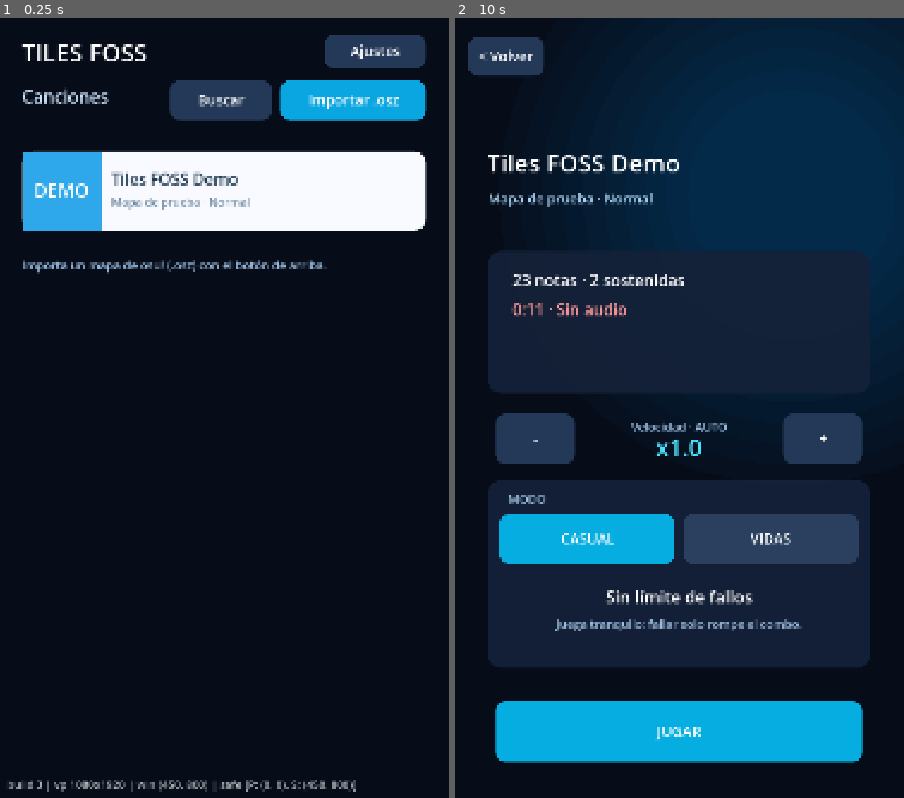
Above: before the commit, frames 1-2 (left to right).
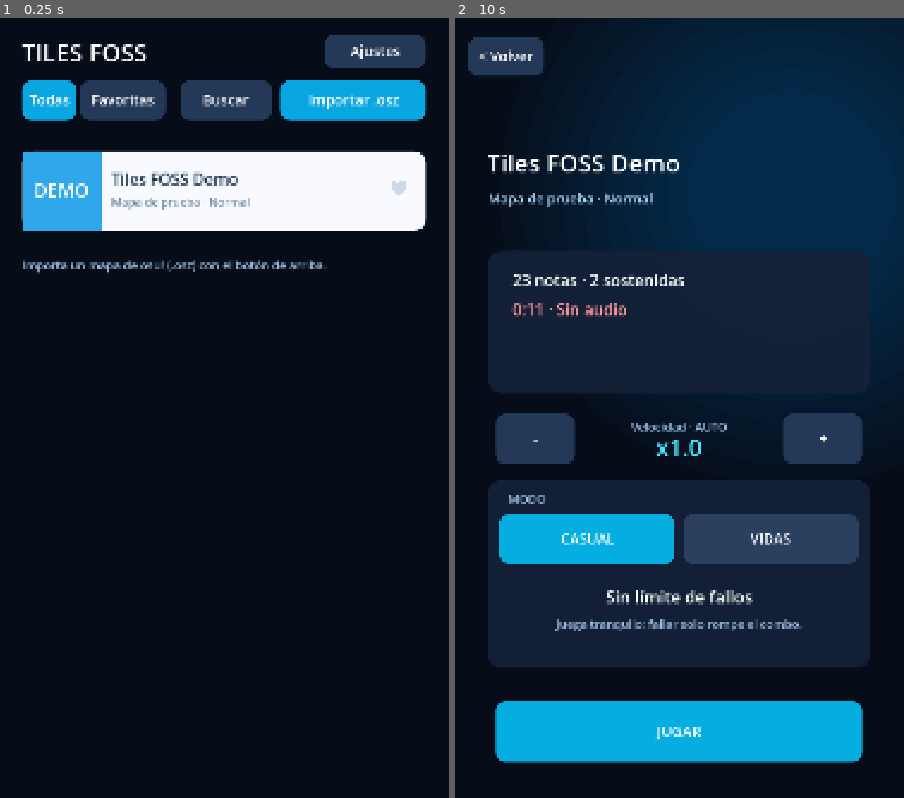
Above: after the commit, the same moments.

Repository: RikoxDeK/Tiles-FOSS
Game: Godot game, scene res://scenes/Main.tscn
The game is run twice, just before and just after one commit, with the same random seed, the same clock (stepped at 60 frames per second) and the same inputs.
Inputs (mouse positions are in pixels of both pictures, inside the frame that each line leads up to):
- Up to frame 1 (0.25 s): no input
- Up to frame 2 (10 s): tap Enter at 0.5, 2, 3.5 s; move the mouse to (657, 579) at 0.52 s; hold D 0.53-1.25 s; tap F at 0.6, 5.1, 9.6 s; click (657, 579) at 0.67 s; tap Space at 1.25, 2.75, 4.25 s; drag from (814, 540) to (657, 579) at 1.27 s; move the mouse to (544, 298) at 2.02 s; tap K at 2.1, 6.6 s; drag from (701, 415) to (544, 298) at 2.77 s; move the mouse to (612, 220) at 3.52 s; tap J at 3.6, 8.1 s; drag from (778, 376) to (612, 220) at 4.27 s; move the mouse to (589, 454) at 5.02 s; hold D 5.03-5.75 s; click (589, 454) at 5.17 s; drag from (724, 244) to (589, 454) at 5.77 s; move the mouse to (657, 579) at 6.52 s; hold D 6.53-7.25 s; drag from (814, 540) to (657, 579) at 7.27 s; move the mouse to (544, 298) at 8.02 s; drag from (701, 415) to (544, 298) at 8.77 s; move the mouse to (612, 220) at 9.52 s; hold D from 9.53 s (still down); click (612, 220) at 9.67 s

The runs differ from the first frame. In frame 1, 2.4% of the frame differs, in the area x 2-91%, y 7-100%; in frame 2, nothing differs.

Commit message:
Miniaturas de canciones con ajuste, favoritos con corazon y pestana Favoritas

Diff:
--- a/scripts/main.gd
+++ b/scripts/main.gd
@@ -68,6 +68,11 @@
 var show_bg := true          # ajuste: mostrar la imagen de fondo del mapa
 var bg_vis := 0.30           # ajuste: cuánto se ve la imagen (0.1 - 0.7)
 var bg_texture: Texture2D = null
+var show_thumbs := true      # ajuste: miniaturas en las canciones de la biblioteca
+var fav_only := false        # pestaña "Favoritas" activa
+var favorites: Dictionary = {}   # id de canción -> true
+var thumb_cache: Dictionary = {} # ruta de imagen -> Texture2D (o null si no se pudo leer)
+var thumb_budget := 1            # miniaturas que se pueden decodificar por fotograma
 
 # Canción actual
 var chart: Array = []
@@ -364,6 +369,8 @@
 		if Rect2(35, 45, 180, 95).has_point(pos): screen = Screen.LIBRARY
 		elif Rect2(80, 330, viewport_size.x - 160, 180).has_point(pos):
 			show_bg = not show_bg; _reload_bg(); _save_settings()
+		elif Rect2(80, 870, viewport_size.x - 160, 180).has_point(pos):
+			show_thumbs = not show_thumbs; _save_settings()
 		elif show_bg and Rect2(130, 690, 170, 110).has_point(pos): _adjust_bg(-0.05)
 		elif show_bg and Rect2(viewport_size.x - 300, 690, 170, 110).has_point(pos): _adjust_bg(0.05)
 	elif screen == Screen.RESULTS:
@@ -614,12 +621,53 @@
 
 func _apply_filter() -> void:
 	var words := search_query.strip_edges().to_lower().split(" ", false)
+	var base: Array = groups
+	if fav_only:
+		base = groups.filter(func(g): return favorites.has(g.id))
 	if words.is_empty():
-		view_groups = groups
+		view_groups = base
 	else:
-		view_groups = groups.filter(func(g): return _group_matches(g, words))
+		view_groups = base.filter(func(g): return _group_matches(g, words))
 	scroll_y = 0.0
 	_clamp_scroll()
+
+func _toggle_favorite(id: String) -> void:
+	if favorites.has(id):
+		favorites.erase(id)
+	else:
+		favorites[id] = true
+	var keep := scroll_y
+	_apply_filter()
+	scroll_y = keep
+	_clamp_scroll()
+	_save_settings()
+
+## Miniatura de una canción: la imagen de fondo de su primera dificultad que la tenga.
+## Se decodifica pequeña y de una en una por fotograma para no trabar el scroll.
+func _group_thumb(g: Dictionary) -> Texture2D:
+	var path := ""
+	for e in g.entries:
+		var bp := String(e.get("bg_path", ""))
+		if bp != "":
+			path = bp
+			break
+	if path == "":
+		return null
+	if thumb_cache.has(path):
+		return thumb_cache[path]
+	if thumb_budget <= 0:
+		return null
+	thumb_budget -= 1
+	if thumb_cache.size() >= 60:
+		thumb_cache.erase(thumb_cache.keys()[0])
+	var tex: Texture2D = OsuImporter.load_image(path, 360)
+	thumb_cache[path] = tex
+	return tex
+
+func _draw_heart(c: Vector2, sz: float, color: Color) -> void:
+	draw_circle(c + Vector2(-0.24 * sz, -0.12 * sz), 0.30 * sz, color)
+	draw_circle(c + Vector2(0.24 * sz, -0.12 * sz), 0.30 * sz, color)
+	draw_colored_polygon(PackedVector2Array([c + Vector2(-0.52 * sz, -0.01 * sz), c + Vector2(0.52 * sz, -0.01 * sz), c + Vector2(0.0, 0.58 * sz)]), color)
 
 func _group_matches(g: Dictionary, words: PackedStringArray) -> bool:
 	var hay := "%s %s %s" % [g.title, g.artist, g.creator]
@@ -751,7 +799,13 @@
 		if Rect2(viewport_size.x - 300, 40 + top_inset, 245, 80).has_point(pos):
 			screen = Screen.SETTINGS
 			return
-		if Rect2(viewport_size.x - 670, 150 + top_inset, 245, 95).has_point(pos):
+		if Rect2(55, 150 + top_inset, 130, 95).has_point(pos):
+			fav_only = false; _apply_filter()
+			return
+		if Rect2(195, 150 + top_inset, 205, 95).has_point(pos):
+			fav_only = true; _apply_filter()
+			return
+		if Rect2(viewport_size.x - 645, 150 + top_inset, 220, 95).has_point(pos):
 			_open_search()
 			return
 		if Rect2(viewport_size.x - 405, 150 + top_inset, 350, 95).has_point(pos):
@@ -763,6 +817,9 @@
 	var idx := int(offset / (CARD_H + CARD_GAP))
 	if offset >= 0.0 and fmod(offset, CARD_H + CARD_GAP) <= CARD_H and idx < view_groups.size():
 		var g: Dictionary = view_groups[idx]
+		if pos.x > viewport_size.x - 55.0 - 140.0:   # zona del corazón
+			_toggle_favorite(String(g.id))
+			return
 		if g.entries.size() == 1:
 			_select_song(g.entries[0])
 		else:
@@ -833,6 +890,11 @@
 	speed_mult = clampf(float(cfg.get_value("speed", "mult", 1.0)), SPEED_MIN, SPEED_MAX)
 	lives_mode = bool(cfg.get_value("mods", "lives_mode", false))
 	lives_setting = clampi(int(cfg.get_value("mods", "lives", 3)), LIVES_MIN, LIVES_MAX)
+	show_thumbs = bool(cfg.get_value("display", "show_thumbs", true))
+	var fav_list = cfg.get_value("library", "favorites", [])
+	if fav_list is Array:
+		for fid in fav_list:
+			favorites[String(fid)] = true
 	show_bg = bool(cfg.get_value("display", "show_bg", true))
 	bg_vis = clampf(float(cfg.get_value("display", "bg_vis", 0.30)), 0.1, 0.7)
 	if cfg.has_section("best"):
@@ -847,6 +909,8 @@
 	cfg.set_value("speed", "mult", speed_mult)
 	cfg.set_value("mods", "lives_mode", lives_mode)
 	cfg.set_value("mods", "lives", lives_setting)
+	cfg.set_value("display", "show_thumbs", show_thumbs)
+	cfg.set_value("library", "favorites", favorites.keys())
 	cfg.set_value("display", "show_bg", show_bg)
 	cfg.set_value("display", "bg_vis", bg_vis)
 	for key in bests:
@@ -1046,6 +1110,7 @@
 	draw_arc(head, 30.0, 0, TAU, 40, color, width)
 
 func _draw_library() -> void:
+	thumb_budget = 1
 	var bg := Color(0.025, 0.05, 0.1)
 	draw_rect(Rect2(Vector2.ZERO, viewport_size), bg)
 	var x := 55.0
@@ -1057,18 +1122,29 @@
 		var y := LIST_TOP + i * (CARD_H + CARD_GAP) - scroll_y
 		if y + CARD_H < 0.0 or y > viewport_size.y: continue
 		_panel(Rect2(x, y, w, CARD_H), Color(0.97, 0.98, 1), 28)
-		draw_rect(Rect2(x, y, 190, CARD_H), _badge_color(first))
-		if count > 1:
-			_text_centered(first.badge, x + 95, y + CARD_H / 2 - 2, 44, Color.WHITE)
-			_text_centered("%d dif." % count, x + 95, y + CARD_H / 2 + 44, 28, Color(1, 1, 1, 0.9))
+		var thumb: Texture2D = _group_thumb(g) if show_thumbs else null
+		if thumb != null:
+			_draw_cover(thumb, Rect2(x, y, 190, CARD_H))
+			if count > 1:
+				draw_rect(Rect2(x, y + CARD_H - 46, 190, 46), Color(0, 0, 0, 0.55))
+				_text_centered("%d dif." % count, x + 95, y + CARD_H - 13, 28, Color.WHITE)
 		else:
-			_text_centered(first.badge, x + 95, y + CARD_H / 2 + 15, 44, Color.WHITE)
-		var text_w := w - 190 - 60
+			draw_rect(Rect2(x, y, 190, CARD_H), _badge_color(first))
+			if count > 1:
+				_text_centered(first.badge, x + 95, y + CARD_H / 2 - 2, 44, Color.WHITE)
+				_text_centered("%d dif." % count, x + 95, y + CARD_H / 2 + 44, 28, Color(1, 1, 1, 0.9))
+			else:
+				_text_centered(first.badge, x + 95, y + CARD_H / 2 + 15, 44, Color.WHITE)
+		var text_w := w - 190 - 150
 		_text(_fit(g.title, text_w, 38), Vector2(x + 215, y + 82), 38, Color(0.12, 0.22, 0.31))
 		var sub: String = ("%s · %d dificultades" % [g.artist, count]) if count > 1 else ("%s · %s" % [g.artist, first.version])
 		_text(_fit(sub, text_w, 27), Vector2(x + 215, y + 132), 27, Color(0.42, 0.52, 0.62))
+		_draw_heart(Vector2(x + w - 66, y + CARD_H / 2 - 8), 36.0, Color(1.0, 0.28, 0.4) if favorites.has(g.id) else Color(0.8, 0.85, 0.91))
 	if view_groups.is_empty():
-		_text(_fit("Sin resultados para \"%s\"" % search_query, w, 30), Vector2(x, LIST_TOP + 70), 30, Color(0.62, 0.75, 0.88))
+		var empty_msg := "Sin resultados para \"%s\"" % search_query
+		if search_query.strip_edges() == "" and fav_only:
+			empty_msg = "Aún no tienes favoritas: toca el corazón de una canción."
+		_text(_fit(empty_msg, w, 30), Vector2(x, LIST_TOP + 70), 30, Color(0.62, 0.75, 0.88))
 	elif groups.size() == 1 and not search_open:
 		var hint_y := LIST_TOP + CARD_H + CARD_GAP + 70.0 - scroll_y
 		_text("Importa un mapa de osu! (.osz) con el botón de arriba.", Vector2(x, hint_y), 28, Color(0.62, 0.75, 0.88))
@@ -1080,12 +1156,11 @@
 		_button(Rect2(viewport_size.x - 300, 150, 245, 95), "Cerrar", Color(0.17, 0.25, 0.37))
 	else:
 		_button(Rect2(viewport_size.x - 300, 40, 245, 80), "Ajustes", Color(0.14, 0.22, 0.34))
-		_text("Canciones", Vector2(55, 205), 42, Color(0.82, 0.91, 1))
-		_button(Rect2(viewport_size.x - 670, 150, 245, 95), "Buscar", Color(0.14, 0.22, 0.34))
+		_button(Rect2(55, 150, 130, 95), "Todas", Color(0.04, 0.65, 0.88) if not fav_only else Color(0.14, 0.22, 0.34))
+		_button(Rect2(195, 150, 205, 95), "Favoritas", Color(0.9, 0.25, 0.4) if fav_only else Color(0.14, 0.22, 0.34))
+		_button(Rect2(viewport_size.x - 645, 150, 220, 95), "Buscar", Color(0.14, 0.22, 0.34))
 		_button(Rect2(viewport_size.x - 405, 150, 350, 95), "Importar .osz", Color(0.04, 0.65, 0.88))
 	draw_set_transform(Vector2.ZERO)
-	var sa := DisplayServer.get_display_safe_area()
-	_text("build 3 | vp %dx%d | win %s | safe %s" % [viewport_size.x, viewport_size.y, DisplayServer.window_get_size(), sa], Vector2(20, viewport_size.y - 70), 26, Color(1, 1, 1, 0.75))
 	if not open_group.is_empty():
 		_draw_difficulty_picker()
 	if status_time > 0.0:
@@ -1170,8 +1245,12 @@
 	_button(Rect2(130, 690, 170, 110), "-", Color(0.14, 0.22, 0.34, a))
 	_button(Rect2(w - 300, 690, 170, 110), "+", Color(0.14, 0.22, 0.34, a))
 	_text_centered("%d %%" % roundi(bg_vis * 100.0), w / 2, 765, 56, Color(1, 1, 1, a))
-	_text("Los mapas importados antes de esta versión", Vector2(80, 920), 26, muted)
-	_text("hay que importarlos otra vez para que traigan su imagen.", Vector2(80, 960), 26, muted)
+	_panel(Rect2(80, 870, w - 160, 180), Color(0.08, 0.13, 0.22, 0.92), 34)
+	_text("Miniaturas de canciones", Vector2(130, 955), 40, Color.WHITE)
+	_text("Imagen del mapa en cada canción de la lista", Vector2(130, 1005), 26, muted)
+	_button(Rect2(w - 330, 915, 200, 90), "SÍ" if show_thumbs else "NO", Color(0.02, 0.68, 0.88) if show_thumbs else Color(0.22, 0.28, 0.38))
+	_text("Los mapas importados antes de esta versión", Vector2(80, 1130), 26, muted)
+	_text("hay que importarlos otra vez para que traigan su imagen.", Vector2(80, 1170), 26, muted)
 
 func _draw_results() -> void:
 	_background(); draw_set_transform(Vector2(0, ui_off)); _text_centered("RESULTADOS", viewport_size.x / 2, 230, 58, Color.WHITE)
